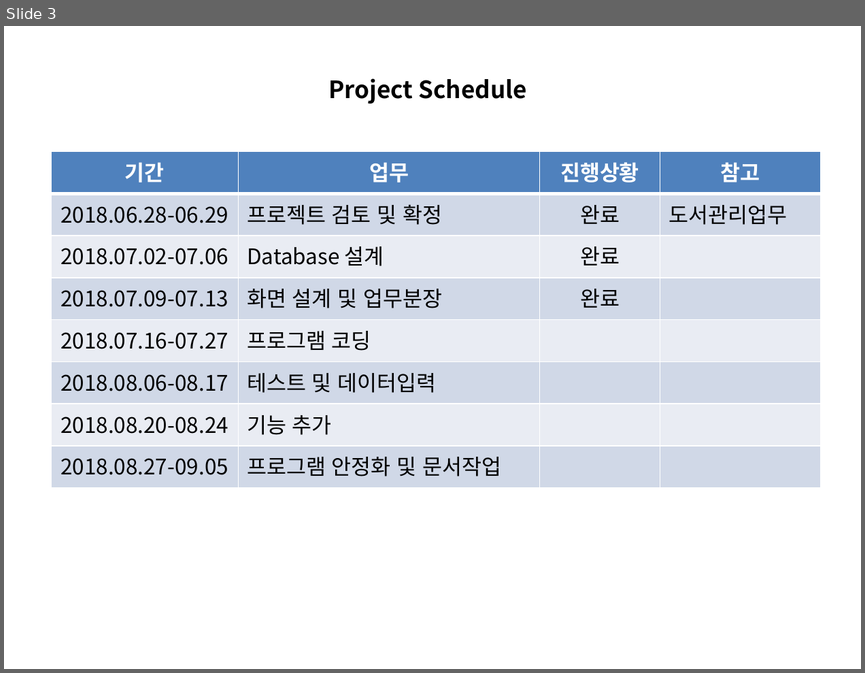
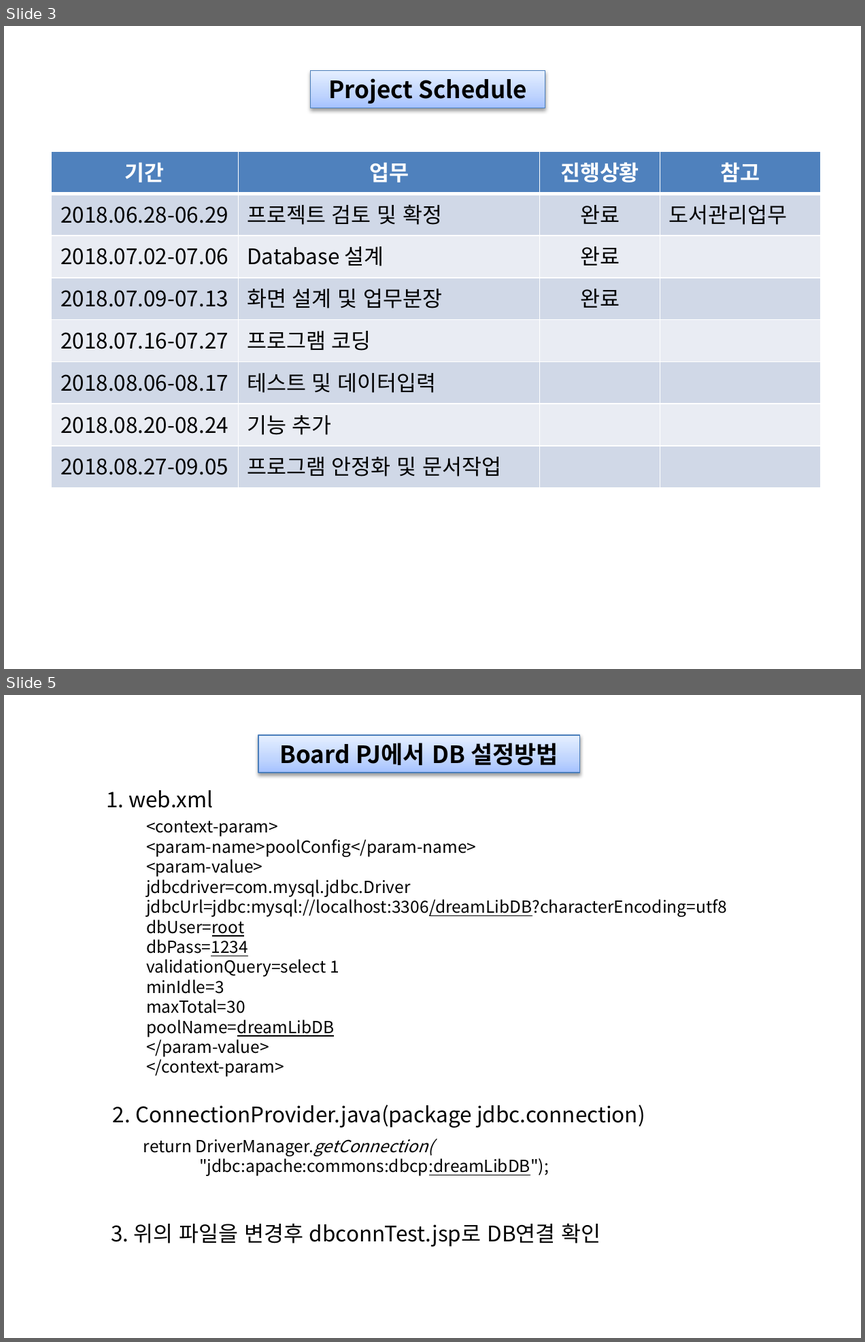
Before and after one commit to ppoyang/DreamLibrary, a slide deck: DreamLibrary.pptx. Shown one above the other, each under a label of ours: slide 3 before the commit, slides 3 and 5 after it; the slides between them are not shown. The pictures are 865x673 and 865x1342 pixels, drawn with LibreOffice and Linux fonts; fonts in the diff are those of the drawing. Boxes give left, top, right and bottom in pixels: in the first picture for what was removed or moved away, otherwise in the second. Text is boxed around its words. In the diff, an @@ line names an element or a change of style, - is before the commit and + after.

```diff
--- a/DreamLibrary.pptx
+++ b/DreamLibrary.pptx
@@ slide 5 added at [4, 695, 861, 1338], background #FFFFFF @@
@@ rectangle added at [258, 735, 580, 773], fill gradient #A4C4FF to #BFD4FF to #E6EEFF, outline #4B7EBC 0.75 pt, 20 pt, text #000000, bold @@
+Board PJ에서 DB 설정방법
@@ text added at [106, 790, 213, 808], 18 pt, text #000000 @@
+1. web.xml
@@ text added at [146, 821, 727, 1076], 14 pt, text #000000 @@
+<context-param>
+<param-name>poolConfig</param-name>
+<param-value>
+jdbcdriver=com.mysql.jdbc.Driver
+jdbcUrl=jdbc:mysql://localhost:3306/dreamLibDB?characterEncoding=utf8
+dbUser=root
+dbPass=1234
+validationQuery=select 1
+minIdle=3
+maxTotal=30
+poolName=dreamLibDB
+</param-value>
+</context-param>
@@ text added at [113, 1104, 645, 1127], 18 pt, text #000000 @@
+2. ConnectionProvider.java(package jdbc.connection)
@@ text added at [143, 1139, 549, 1176], 14 pt, text #000000 @@
+return DriverManager.getConnection(
+"jdbc:apache:commons:dbcp:dreamLibDB");
@@ text added at [111, 1223, 601, 1246], 18 pt, text #000000 @@
+3. 위의 파일을 변경후 dbconnTest.jsp로 DB연결 확인
@@ slide 3 changed as well @@
@@ rectangle "Project Schedule": place and size @@
-rectangle "Project Schedule" at [328, 78, 526, 104]
+rectangle "Project Schedule" at [311, 71, 545, 108]
@@ rectangle "Project Schedule" at [311, 71, 545, 108]: fill none to gradient #A4C4FF to #BFD4FF to #E6EEFF; outline none to #4B7EBC 0.75 pt; shadow on @@
```
Also in this commit, not shown: 2 other slides changed, 4 other slides added, 1 other file.
